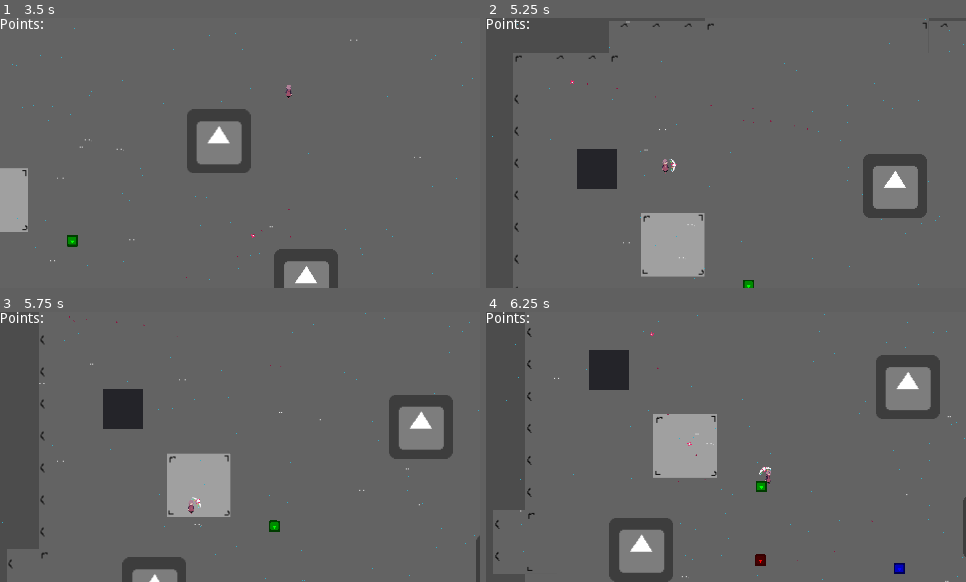
Above: before the commit, frames 1-4 (two rows, left to right).
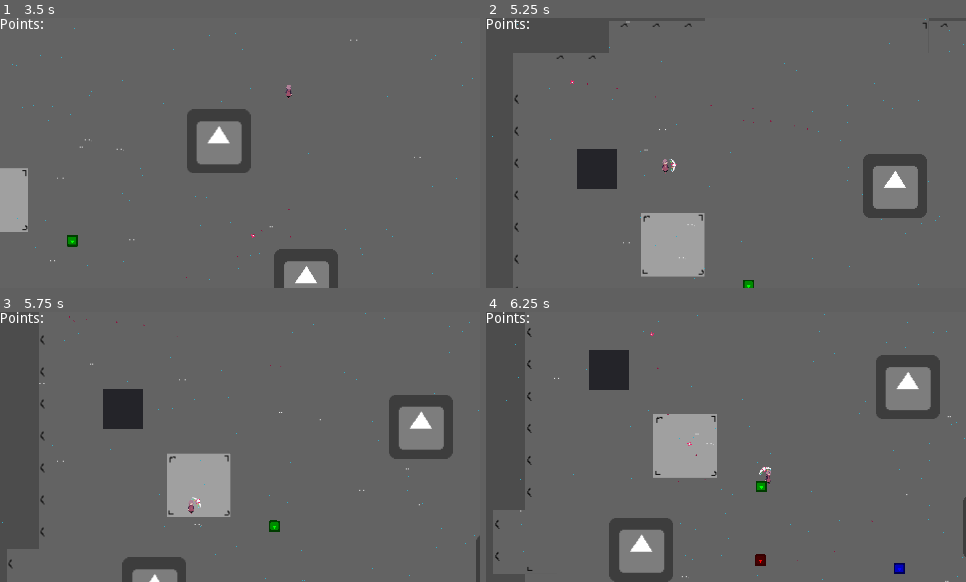
Above: after the commit, the same moments.

Repository: Struckdown/AGJ2020
Game: Godot game, scene res://Scenes/World.tscn
Same seed, same stepped clock (60 frames per second), same inputs: the game is played once before the commit and once after it. The engine's default icon, where the game draws it, is replaced by a stand-in: a white triangle on a blue panel in a dark square. Sound files missing from this copy of the repository are replaced by a short silence.
Inputs (mouse positions are in pixels of both pictures, inside the frame that each line leads up to):
- Up to frame 1 (3.5 s): tap Enter at 0.5, 2 s; move the mouse to (345, 139) at 0.52 s; press the mouse at (345, 139) at 0.53 s; hold D (right) 0.53-1.28 s; tap Space at 1.25 s; move the mouse to (144, 166) at 1.27 s; release the mouse at (144, 166) at 1.28 s; hold S (down) 1.28-2.03 s; click (144, 166) at 1.35 s; move the mouse to (288, 93) at 2.02 s; press the mouse at (288, 93) at 2.03 s; hold D (right) 2.03-2.78 s; move the mouse to (216, 207) at 2.77 s; release the mouse at (216, 207) at 2.78 s; hold W (up) from 2.78 s (still down); click (216, 207) at 2.85 s
- Up to frame 2 (5.25 s): move the mouse to (870, 193) at 3.52 s; release W (up) at 3.53 s; press the mouse at (870, 193) at 3.53 s; hold A (left) 3.53-5.03 s; move the mouse to (582, 112) at 4.27 s; release the mouse at (582, 112) at 4.28 s; click (582, 112) at 4.35 s; move the mouse to (750, 153) at 5.02 s; press the mouse at (750, 153) at 5.03 s; hold S (down) from 5.03 s (still down)
- Up to frame 3 (5.75 s): keep holding S (down)
- Up to frame 4 (6.25 s): move the mouse to (654, 379) at 5.77 s; release S (down) at 5.78 s; release the mouse at (654, 379) at 5.78 s; hold D (right) from 5.78 s (still down); click (654, 379) at 5.85 s

Frame 1 is identical in both runs. In frame 2, less than 0.1% of the frame differs, in the area x 6-48%, y 1-17%; in frame 3, less than 0.1%; in frame 4, less than 0.1%.

Commit message:
Added sfx for walking for the character

Diff:
--- a/src/Scenes/Character.tscn
+++ b/src/Scenes/Character.tscn
@@ -10,6 +10,7 @@
 [ext_resource path="res://Scripts/Camera2D.gd" type="Script" id=8]
 [ext_resource path="res://Art/sparkle.png" type="Texture" id=9]
 [ext_resource path="res://Art/rainSplash.png" type="Texture" id=10]
+[ext_resource path="res://Music/SFX/walk_grass.wav" type="AudioStream" id=11]
 
 [sub_resource type="RectangleShape2D" id=1]
 extents = Vector2( 12.4722, 24.1308 )
@@ -201,20 +202,23 @@
 stream = ExtResource( 7 )
 
 [node name="ScreenParticles" type="Particles2D" parent="."]
-material = SubResource( 9 )
+material = SubResource( 7 )
 emitting = false
 amount = 75
 one_shot = true
 visibility_rect = Rect2( -200, -200, 400, 400 )
 local_coords = false
-process_material = SubResource( 10 )
+process_material = SubResource( 8 )
 texture = ExtResource( 9 )
 
 [node name="RainParticles" type="Particles2D" parent="."]
-material = SubResource( 7 )
+material = SubResource( 9 )
 amount = 15
 lifetime = 0.2
 visibility_rect = Rect2( -200, -200, 400, 400 )
 local_coords = false
-process_material = SubResource( 8 )
+process_material = SubResource( 10 )
 texture = ExtResource( 10 )
+
+[node name="WalkingSFX" type="AudioStreamPlayer2D" parent="."]
+stream = ExtResource( 11 )
--- /dev/null
+++ b/src/Scenes/SplashPuddle.tscn
@@ -0,0 +1,55 @@
+[gd_scene load_steps=5 format=2]
+
+[ext_resource path="res://Art/puddleSplash.png" type="Texture" id=1]
+[ext_resource path="res://Scripts/SplashPuddle.gd" type="Script" id=2]
+
+[sub_resource type="RectangleShape2D" id=1]
+
+[sub_resource type="Animation" id=2]
+resource_name = "Splash"
+length = 0.7
+tracks/0/type = "value"
+tracks/0/path = NodePath("Sprite:frame")
+tracks/0/interp = 1
+tracks/0/loop_wrap = true
+tracks/0/imported = false
+tracks/0/enabled = true
+tracks/0/keys = {
+"times": PoolRealArray( 0, 0.1, 0.2, 0.3, 0.4, 0.5 ),
+"transitions": PoolRealArray( 1, 1, 1, 1, 1, 1 ),
+"update": 1,
+"values": [ 0, 1, 2, 3, 4, 5 ]
+}
+tracks/1/type = "value"
+tracks/1/path = NodePath("Sprite:visible")
+tracks/1/interp = 1
+tracks/1/loop_wrap = true
+tracks/1/imported = false
+tracks/1/enabled = true
+tracks/1/keys = {
+"times": PoolRealArray( 0, 0.6 ),
+"transitions": PoolRealArray( 1, 1 ),
+"update": 1,
+"values": [ true, false ]
+}
+
+[node name="SplashPuddle" type="Node2D"]
+script = ExtResource( 2 )
+
+[node name="Sprite" type="Sprite" parent="."]
+visible = false
+texture = ExtResource( 1 )
+vframes = 2
+hframes = 4
+frame = 5
+
+[node name="Area2D" type="Area2D" parent="."]
+
+[node name="CollisionShape2D" type="CollisionShape2D" parent="Area2D"]
+shape = SubResource( 1 )
+
+[node name="AnimationPlayer" type="AnimationPlayer" parent="."]
+anims/Splash = SubResource( 2 )
+
+[node name="AudioStreamPlayer2D" type="AudioStreamPlayer2D" parent="."]
+[connection signal="body_entered" from="Area2D" to="." method="_on_Area2D_body_entered"]
--- a/src/Scenes/World.tscn
+++ b/src/Scenes/World.tscn
@@ -7,6 +7,7 @@
 [ext_resource path="res://Scenes/WorldTileset.tres" type="TileSet" id=5]
 [ext_resource path="res://Shaders/grayscale.tres" type="Shader" id=6]
 [ext_resource path="res://Scenes/ColorPickup.tscn" type="PackedScene" id=7]
+[ext_resource path="res://Scenes/SplashPuddle.tscn" type="PackedScene" id=8]
 
 [sub_resource type="ShaderMaterial" id=1]
 shader = ExtResource( 6 )
@@ -89,7 +90,7 @@
 [node name="UI" parent="." instance=ExtResource( 2 )]
 
 [node name="LevelManager" parent="." instance=ExtResource( 4 )]
-partsBetweenUpdates = 1
+partsBetweenUpdates = 2
 UI_Path = NodePath("../UI")
 tileMap_Path = NodePath("../TileMap")
 player_Path = NodePath("../Character")
@@ -121,3 +122,6 @@
 position = Vector2( 310.117, 218.735 )
 scale = Vector2( 0.179823, 0.179823 )
 color = "BLUE"
+
+[node name="SplashPuddle" parent="." instance=ExtResource( 8 )]
+position = Vector2( 191.271, 116.524 )
--- a/src/Scenes/WorldTileset.tres
+++ b/src/Scenes/WorldTileset.tres
@@ -7,7 +7,7 @@
 0/texture = ExtResource( 1 )
 0/tex_offset = Vector2( 0, 0 )
 0/modulate = Color( 1, 1, 1, 1 )
-0/region = Rect2( 0, 0, 32, 32 )
+0/region = Rect2( 12, 26, 67, 49 )
 0/tile_mode = 0
 0/occluder_offset = Vector2( 16, 16 )
 0/navigation_offset = Vector2( 16, 16 )
@@ -311,3 +311,49 @@
 21/shape_one_way_margin = 0.0
 21/shapes = [  ]
 21/z_index = 0
+22/name = "tiles.png 22"
+22/texture = ExtResource( 1 )
+22/tex_offset = Vector2( 0, 0 )
+22/modulate = Color( 1, 1, 1, 1 )
+22/region = Rect2( 35, 109, 72, 57 )
+22/tile_mode = 1
+22/autotile/bitmask_mode = 0
+22/autotile/bitmask_flags = [  ]
+22/autotile/icon_coordinate = Vector2( 0, 0 )
+22/autotile/tile_size = Vector2( 32, 32 )
+22/autotile/spacing = 0
+22/autotile/occluder_map = [  ]
+22/autotile/navpoly_map = [  ]
+22/autotile/priority_map = [  ]
+22/autotile/z_index_map = [  ]
+22/occluder_offset = Vector2( 0, 0 )
+22/navigation_offset = Vector2( 0, 0 )
+22/shape_offset = Vector2( 0, 0 )
+22/shape_transform = Transform2D( 1, 0, 0, 1, 0, 0 )
+22/shape_one_way = false
+22/shape_one_way_margin = 0.0
+22/shapes = [  ]
+22/z_index = 0
+23/name = "tiles.png 23"
+23/texture = ExtResource( 1 )
+23/tex_offset = Vector2( 0, 0 )
+23/modulate = Color( 1, 1, 1, 1 )
+23/region = Rect2( 0, 0, 96, 96 )
+23/tile_mode = 1
+23/autotile/bitmask_mode = 0
+23/autotile/bitmask_flags = [ Vector2( 0, 0 ), 261, Vector2( 0, 1 ), 325, Vector2( 1, 0 ), 64, Vector2( 1, 1 ), 325, Vector2( 2, 1 ), 64 ]
+23/autotile/icon_coordinate = Vector2( 0, 0 )
+23/autotile/tile_size = Vector2( 32, 32 )
+23/autotile/spacing = 0
+23/autotile/occluder_map = [  ]
+23/autotile/navpoly_map = [  ]
+23/autotile/priority_map = [  ]
+23/autotile/z_index_map = [  ]
+23/occluder_offset = Vector2( 0, 0 )
+23/navigation_offset = Vector2( 0, 0 )
+23/shape_offset = Vector2( 0, 0 )
+23/shape_transform = Transform2D( 1, 0, 0, 1, 0, 0 )
+23/shape_one_way = false
+23/shape_one_way_margin = 0.0
+23/shapes = [  ]
+23/z_index = 0
--- a/src/Scripts/Character.gd
+++ b/src/Scripts/Character.gd
@@ -44,6 +44,11 @@
 		velocity.y -= 1
 		newAnim = "upAnim"
 	# Make sure diagonal movement isn't faster
+	if velocity == Vector2(0,0):
+		$WalkingSFX.playing = false
+	else:
+		if $WalkingSFX.playing == false:
+			$WalkingSFX.play()
 	velocity = velocity.normalized() * speed
 
 	if Input.is_action_pressed("shoot"):
@@ -96,3 +101,13 @@
 
 func playSparkles():
 	$ScreenParticles.emitting = true
+
+
+func updateWalkingSFX(newSFX):
+	match newSFX:
+		0:
+			$WalkingSFX.stream = load("res://Music/SFX/walk_grass.wav")
+		1:
+			$WalkingSFX.stream = load("res://Music/SFX/walk_crunchy.wav")
+		2:
+			$WalkingSFX.stream = load("res://Music/SFX/walk_sidewalk.wav")
--- /dev/null
+++ b/src/Scripts/SplashPuddle.gd
@@ -0,0 +1,21 @@
+extends Node2D
+
+
+# Declare member variables here. Examples:
+# var a = 2
+# var b = "text"
+
+
+# Called when the node enters the scene tree for the first time.
+func _ready():
+	pass # Replace with function body.
+
+
+# Called every frame. 'delta' is the elapsed time since the previous frame.
+#func _process(delta):
+#	pass
+
+
+func _on_Area2D_body_entered(body):
+	if body.is_in_group("player"):
+		$AnimationPlayer.play("Splash")
Not shown: 3 places in src/Scenes/Character.tscn that only renumber resources
Not shown: 1 places in src/Scenes/World.tscn that only renumber resources
